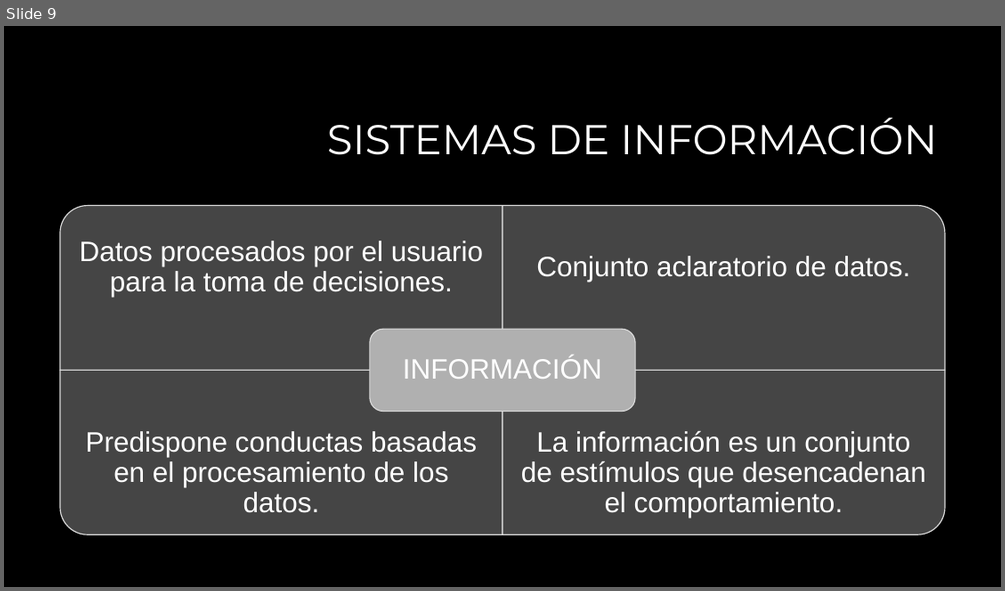
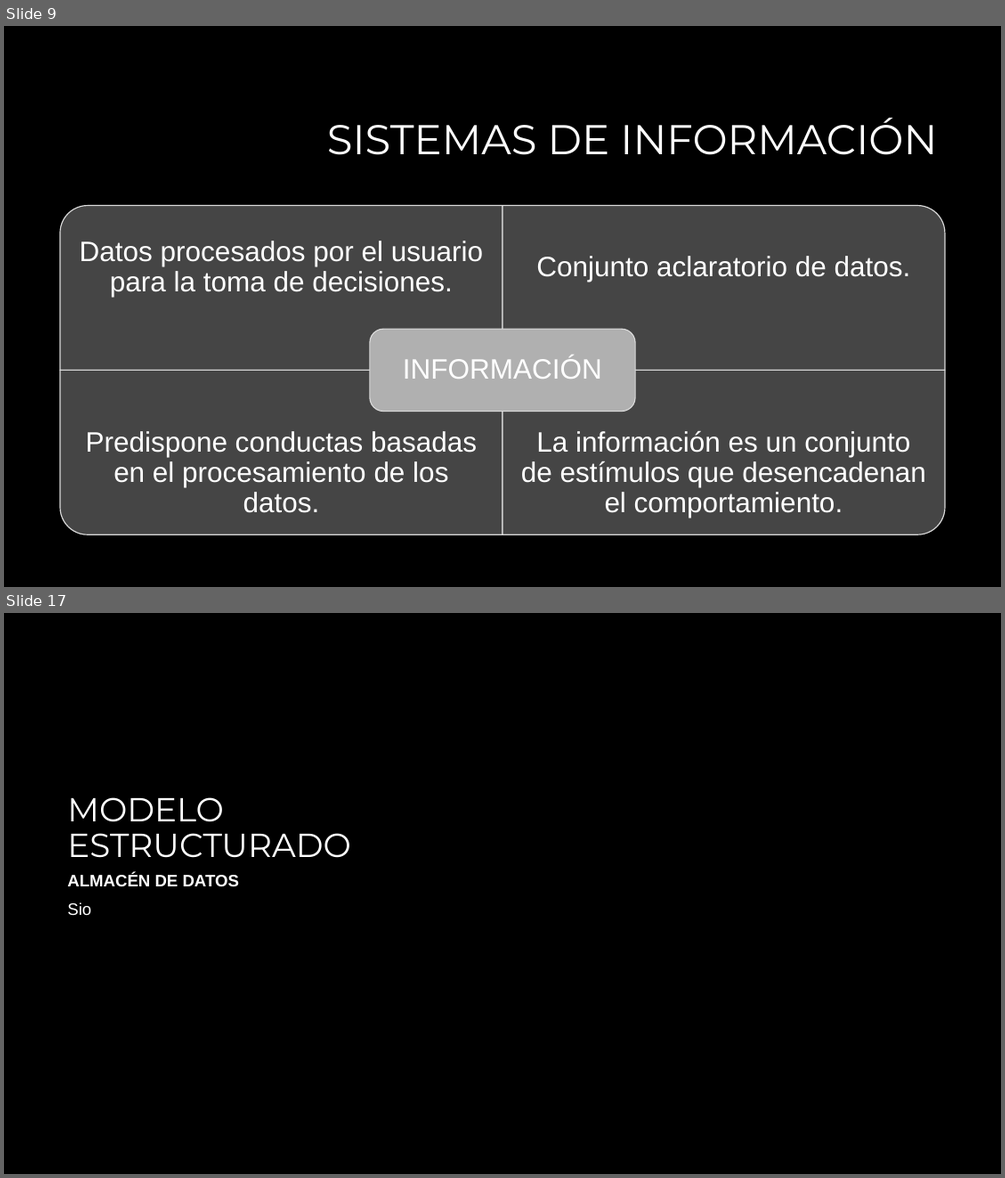
Before and after one commit to zherar7ordoya/AP3, a slide deck: Metodología de Desarrollo de Sistemas I/1er Parcial Metodologia I 2021 (Parte B).pptx. Shown one above the other, each under a label of ours: slide 9 before the commit, slides 9 and 17 after it; the slides between them are not shown. The pictures are 1005x591 and 1005x1178 pixels, drawn with LibreOffice and Linux fonts; fonts in the diff are those of the drawing; background and template pictures are left out. Boxes give left, top, right and bottom in pixels: in the first picture for what was removed or moved away, otherwise in the second. Text is boxed around its words. In the diff, an @@ line names an element or a change of style, - is before the commit and + after.

```diff
--- a/Metodología de Desarrollo de Sistemas I/1er Parcial Metodologia I 2021 (Parte B).pptx
+++ b/Metodología de Desarrollo de Sistemas I/1er Parcial Metodologia I 2021 (Parte B).pptx
@@ slide 17 added at (4,613,1001,1174), background #000000 @@
@@ title added at (67,797,351,858), 32 pt, text #FFFFFF @@
+MODELO ESTRUCTURADO
@@ text added at (67,873,239,916), 16 pt, text #FFFFFF, bold @@
+ALMACÉN DE DATOS
+Sio
```
Also in this commit, not shown: 2 slides changed, 5 other slides added.
